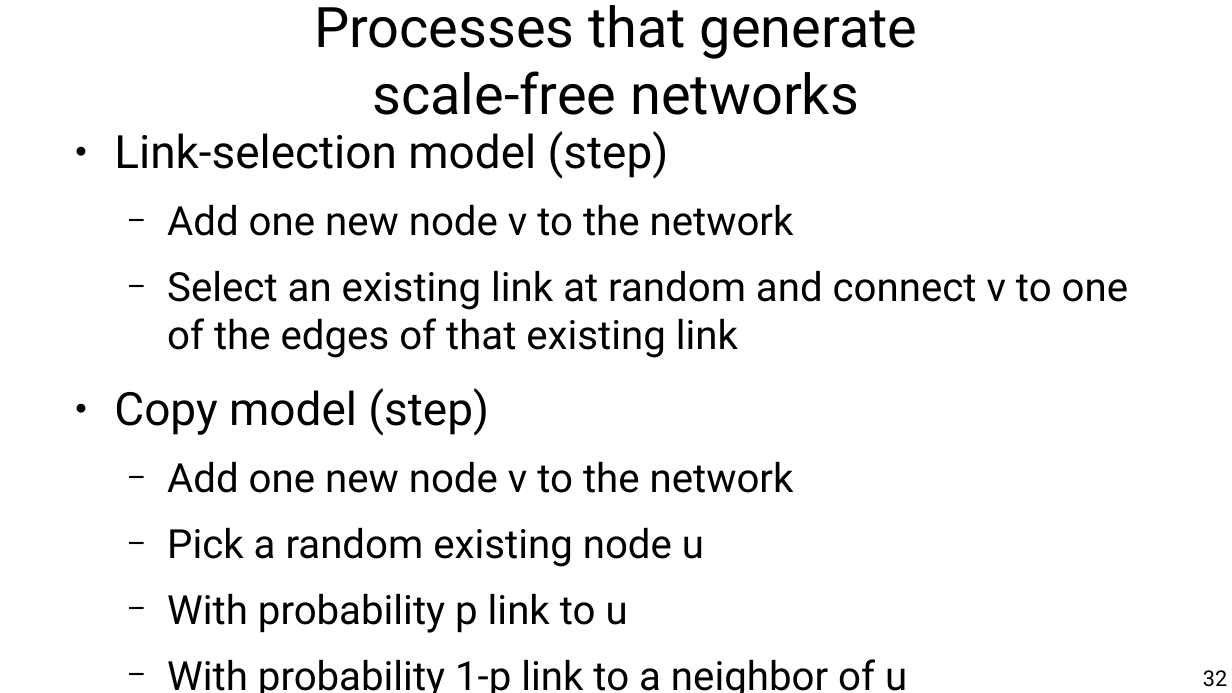
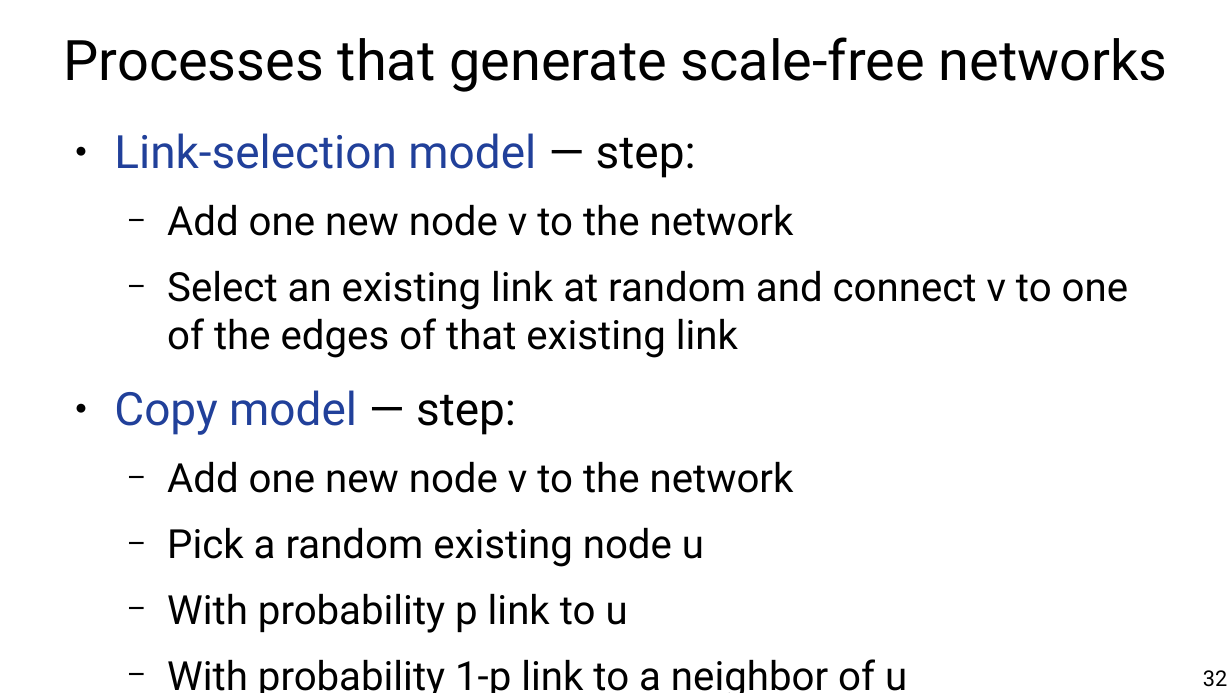
Before and after one commit to chatox/networks-science-course, a slide deck: slide 32 of theory/tt05_preferential_attachment.odp. Drawn at 1232x693 pixels with LibreOffice and Linux fonts; fonts in the diff are those of the drawing. Boxes give left, top, right and bottom in pixels: in the first picture for what was removed or moved away, otherwise in the second. Text is boxed around its words. In the diff, an @@ line names an element or a change of style, - is before the commit and + after.

```diff
--- a/theory/tt05_preferential_attachment.odp
+++ b/theory/tt05_preferential_attachment.odp
@@ title "Processes that generate scale-free networks" rewrapped from box(314, 5, 918, 115) to box(64, 37, 1168, 92) @@
@@ text at box(114, 133, 696, 178): text changed; text colour #000000 to #21409A @@
-● Link-selection model (step)
+● Link-selection model — step:
@@ text at box(114, 390, 516, 435): text changed; text colour #000000 to #21409A @@
-● Copy model (step)
+● Copy model — step:
```
Also in this commit, not shown: 17 other slides changed, 5 slides added, 3 slides removed, 1 other file.
